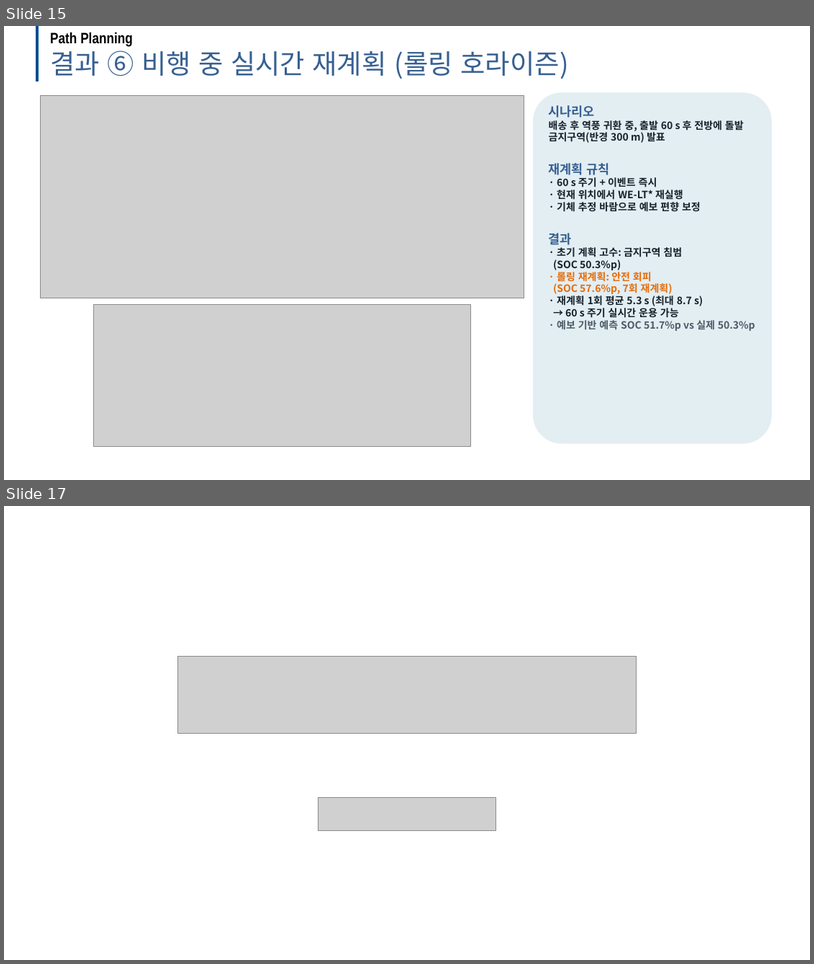
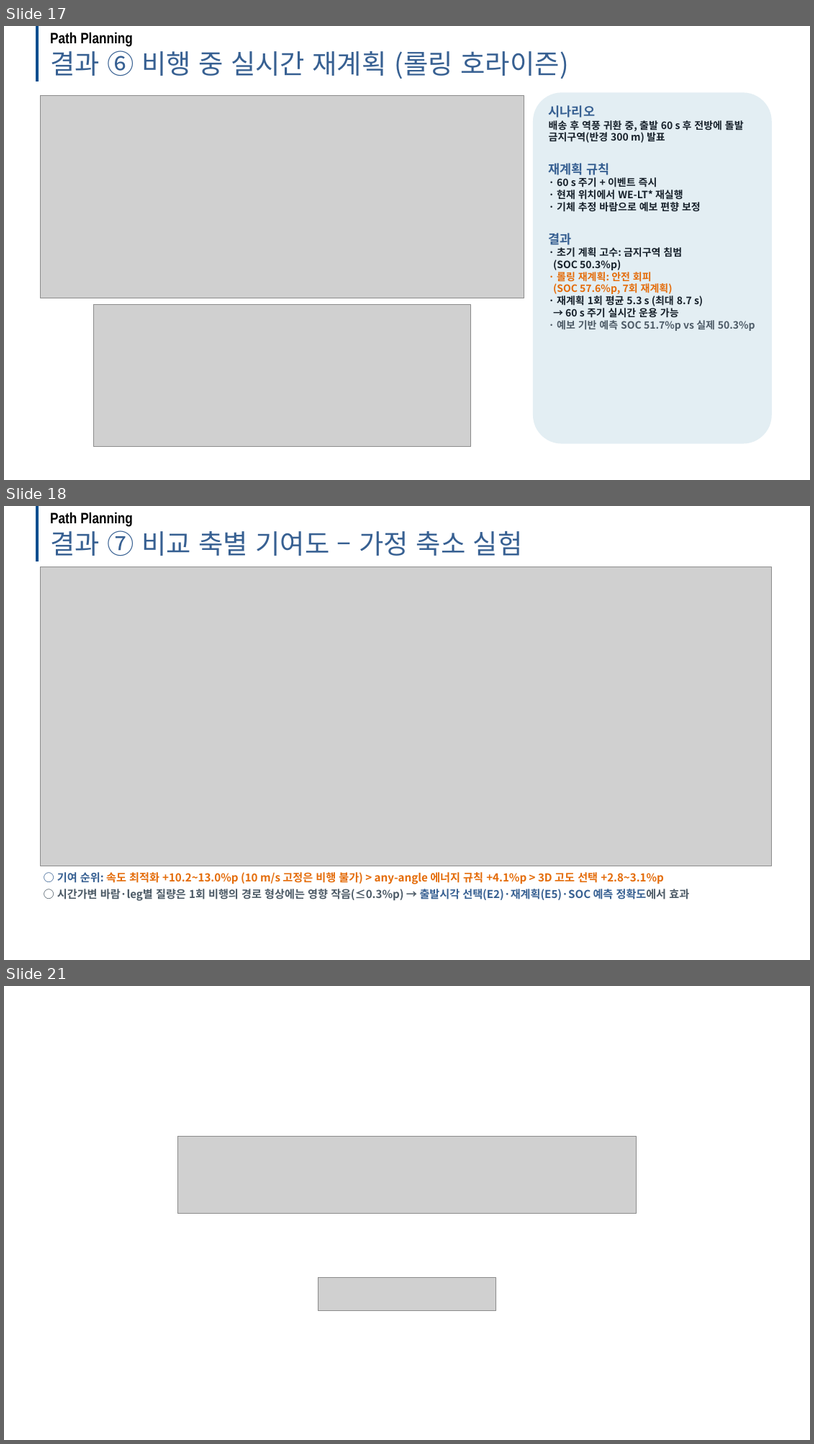
Before and after one commit to dnfl5345/Drone_path_opt, a slide deck: docs/drone_soc_path_planning_dev.pptx. Shown one above the other, each under a label of ours: slides 15 and 17 before the commit, slides 17, 18 and 21 after it; the slides between them are not shown. The pictures are 814x964 and 814x1444 pixels, drawn with LibreOffice and Linux fonts; fonts in the diff are those of the drawing; grey boxes stand for pictures; background and template pictures are left out. Boxes give left, top, right and bottom in pixels: in the first picture for what was removed or moved away, otherwise in the second. Text is boxed around its words. In the diff, an @@ line names an element or a change of style, - is before the commit and + after.

```diff
--- a/docs/drone_soc_path_planning_dev.pptx
+++ b/docs/drone_soc_path_planning_dev.pptx
@@ slide 18 added at [4,506,810,960], background #FFFFFF @@
@@ line added from (36, 506) to (36, 561), #004E8F 3.5 pt @@
@@ text added at [50,526,523,556], 32 pt, text #376092 @@
+결과 ⑦ 비교 축별 기여도 – 가정 축소 실험
@@ text added at [50,512,133,527], 18 pt, text #000000, bold @@
+Path Planning
@@ picture added at [40,567,772,866] @@
@@ text added at [57,872,689,901], 13 pt, text #E46C0A, bold @@
+○ 기여 순위: 속도 최적화 +10.2~13.0%p (10 m/s 고정은 비행 불가) > any-angle 에너지 규칙 +4.1%p > 3D 고도 선택 +2.8~3.1%p
+○ 시간가변 바람·leg별 질량은 1회 비행의 경로 형상에는 영향 작음(≤0.3%p) → 출발시각 선택(E2)·재계획(E5)·SOC 예측 정확도에서 효과
@@ what was slide 15 is now slide 17 @@
@@ what was slide 17 is now slide 21 @@
```
Also in this commit, not shown: 2 slides changed, 3 other slides added, 13 other files.
